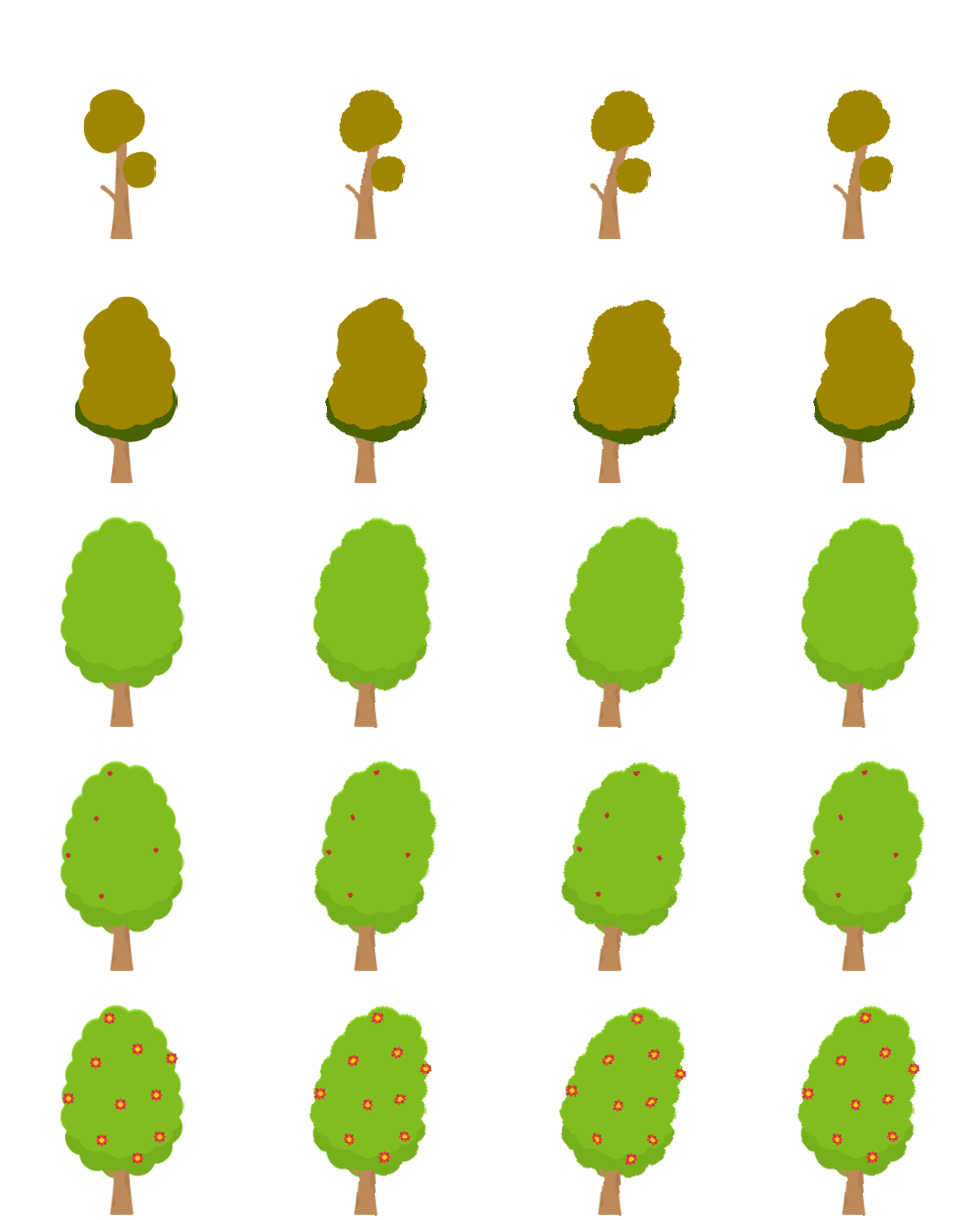
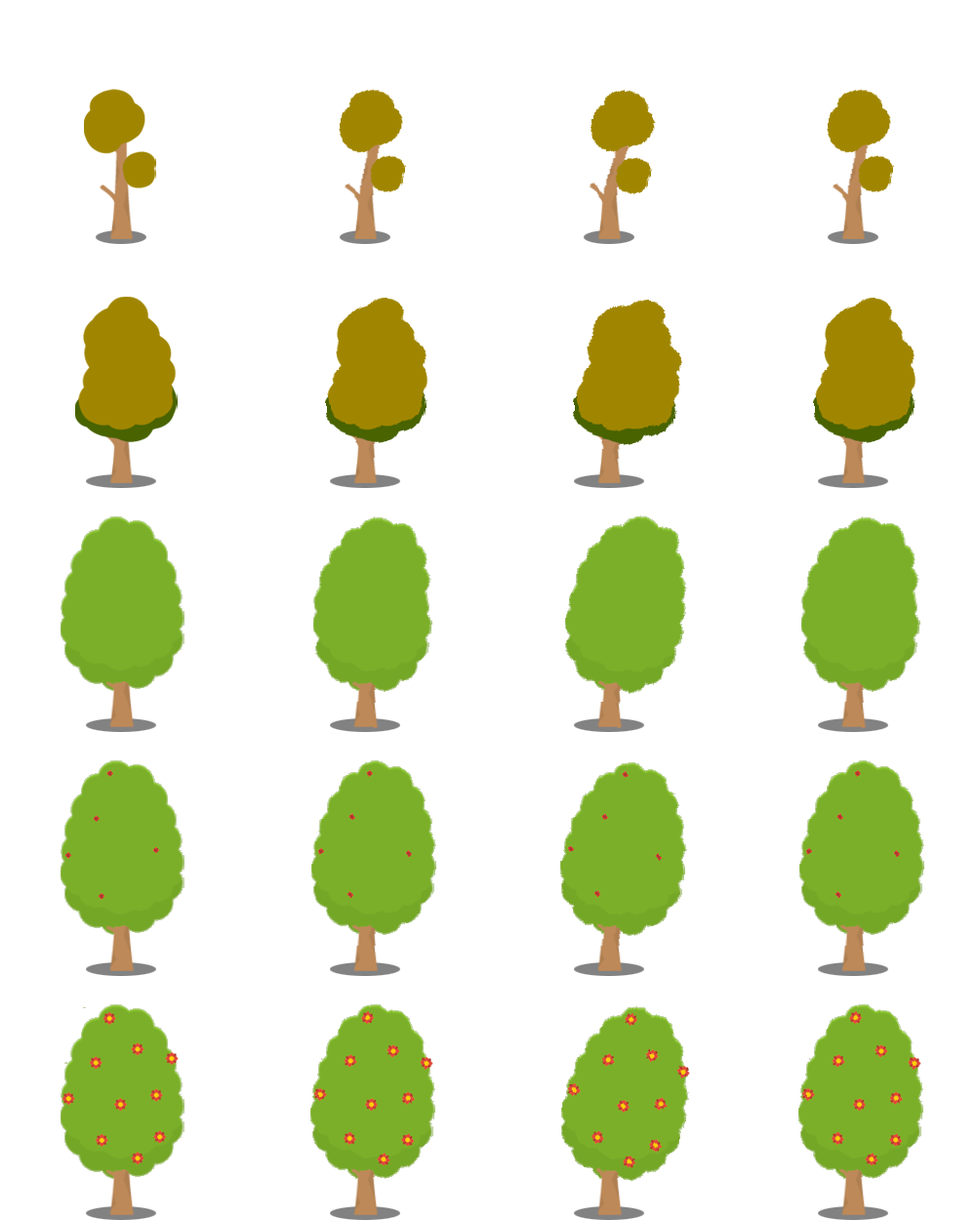
Comparing the layer stacks of the two w=976, h=1220 images. Changes:
added layer "Ebene 6" (42%) above "TreeOne_SuperHealthy" over [60, 442, 925, 1182]
painted on "Ebene 5 Kopie 3" over [797, 1004, 924, 1217]
painted on "Ebene 5 Kopie 2" over [559, 1005, 691, 1217]
painted on "Ebene 5 Kopie" over [309, 1004, 436, 1217]
painted on "Ebene 4 Kopie 3" over [799, 760, 926, 955]
painted on "Ebene 4 Kopie 2" over [560, 761, 688, 955]
painted on "Ebene 4 Kopie" over [311, 760, 438, 955]
added layer "Shadow Kopie 7" (60%) over [85, 230, 889, 1220]
